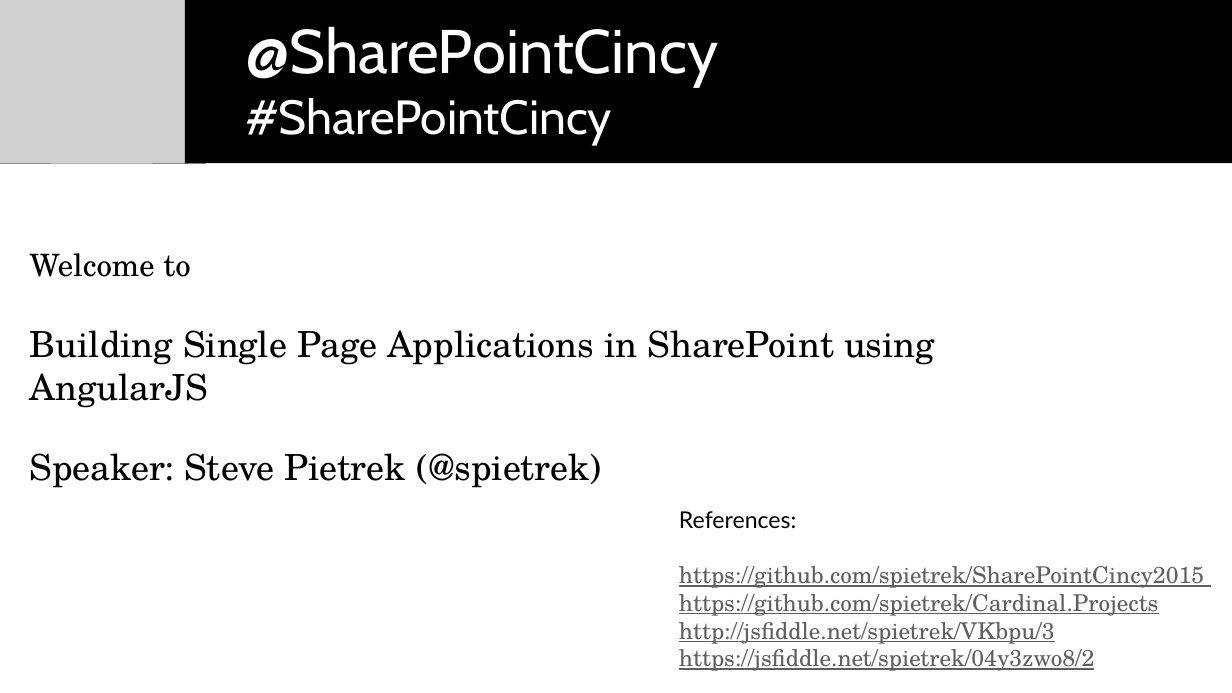
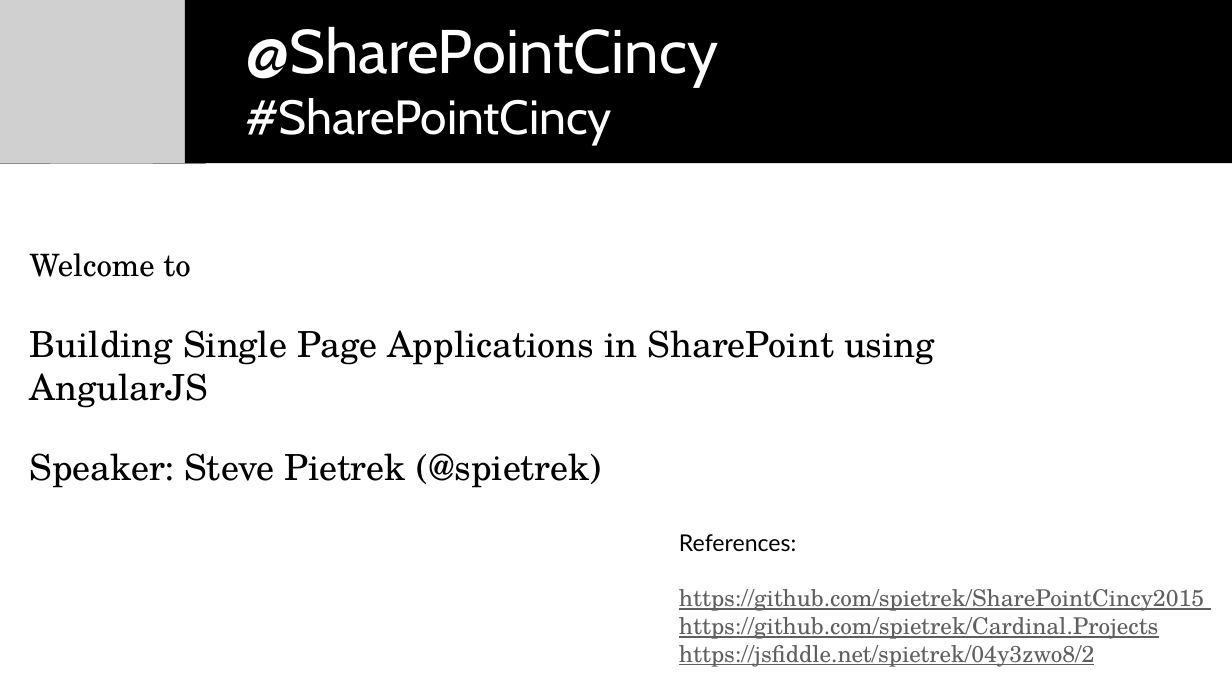
Before and after one commit to spietrek/SharePointCincy2015, a slide deck: slide 1 of Building SPAs in SharePoint Using AngularJS.pptx. Drawn at 1232x693 pixels with LibreOffice and Linux fonts; fonts in the diff are those of the drawing; grey boxes stand for pictures. Boxes give left, top, right and bottom in pixels: in the first picture for what was removed or moved away, otherwise in the second. Text is boxed around its words. In the diff, an @@ line names an element or a change of style, - is before the commit and + after.

```diff
--- a/Building SPAs in SharePoint Using AngularJS.pptx
+++ b/Building SPAs in SharePoint Using AngularJS.pptx
@@ text "References:": place and size @@
-text "References:" at box(679, 511, 1204, 671)
+text "References:" at box(679, 534, 1204, 667)
@@ text at box(679, 622, 1055, 644): paragraph removed @@
-http://jsfiddle.net/spietrek/VKbpu/3
```
Also in this commit, not shown: 12 other slides changed, 8 slides removed.
